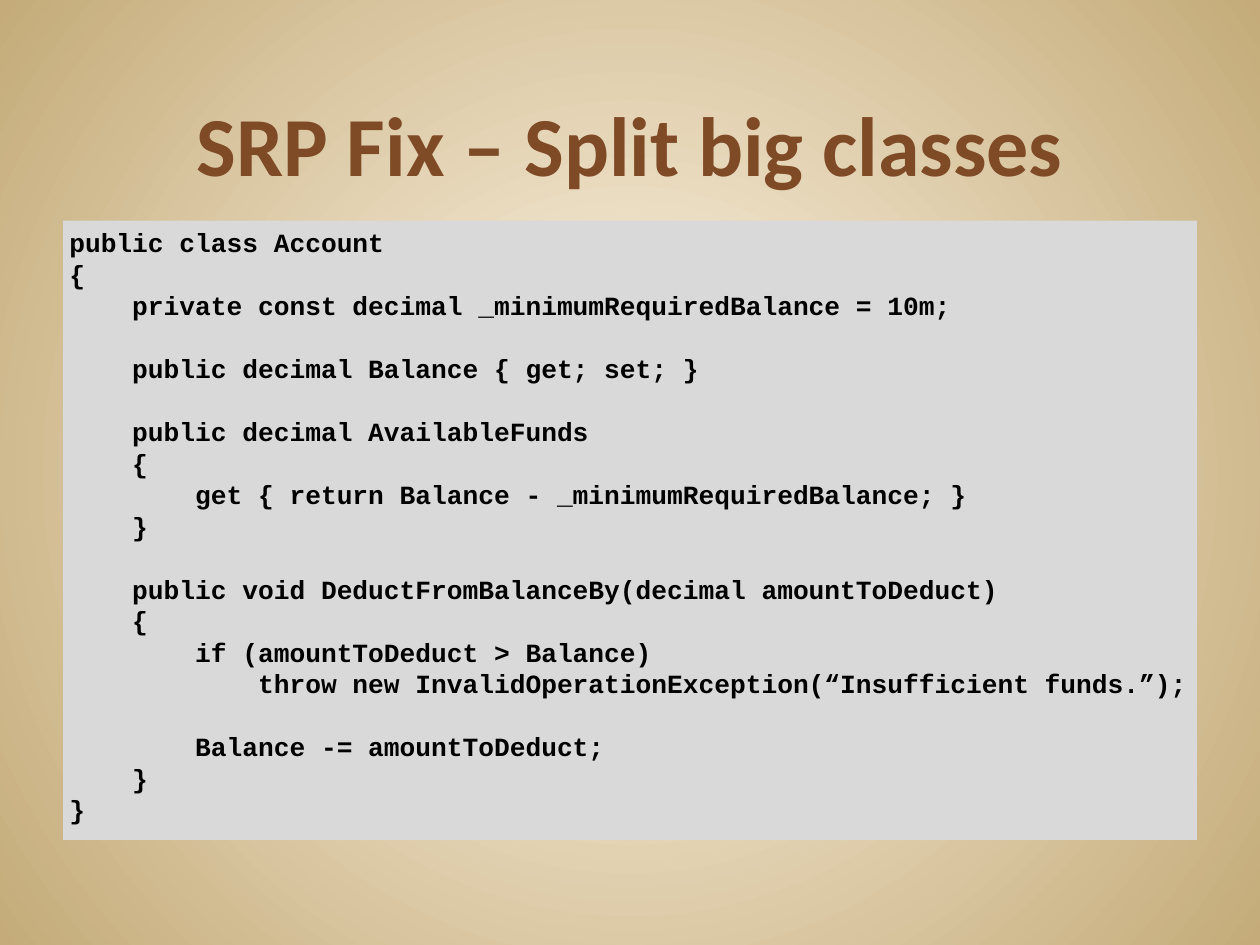
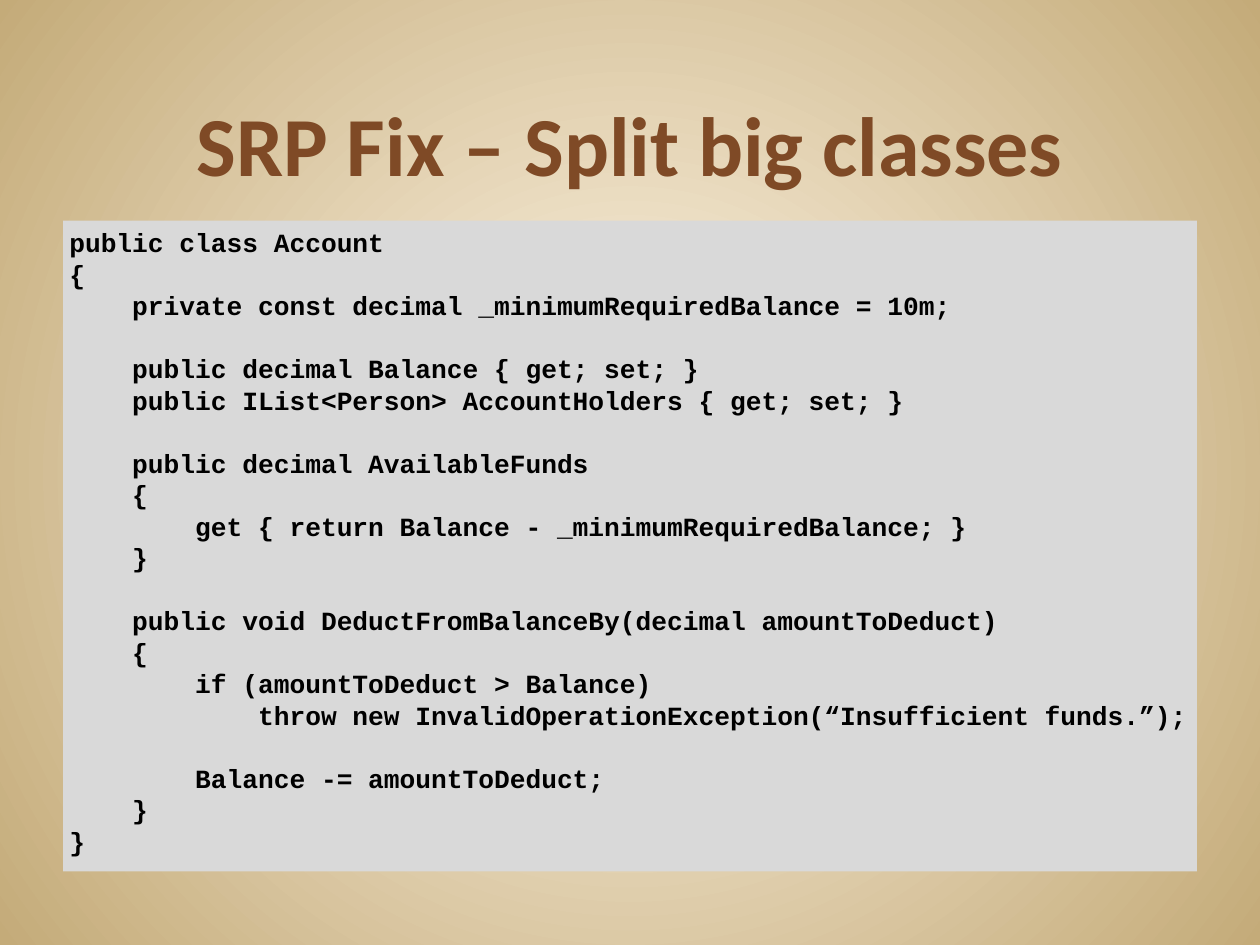
Before and after one commit to JonKruger/solid-principles, a slide deck: slide 17 of SOLID Software Design Principles.pptx. Drawn at 1260x945 pixels with LibreOffice and Linux fonts; fonts in the diff are those of the drawing. Boxes give left, top, right and bottom in pixels: in the first picture for what was removed or moved away, otherwise in the second. Text is boxed around its words. In the diff, an @@ line names an element or a change of style, - is before the commit and + after.

```diff
--- a/SOLID Software Design Principles.pptx
+++ b/SOLID Software Design Principles.pptx
@@ text "public class Account": place and size @@
-text "public class Account" at box(63, 220, 1197, 840)
+text "public class Account" at box(63, 220, 1197, 872)
@@ text at box(132, 392, 872, 416): paragraph added @@
+public IList<Person> AccountHolders { get; set; }
```
Also in this commit, not shown: 5 other slides changed, 1 other file.
